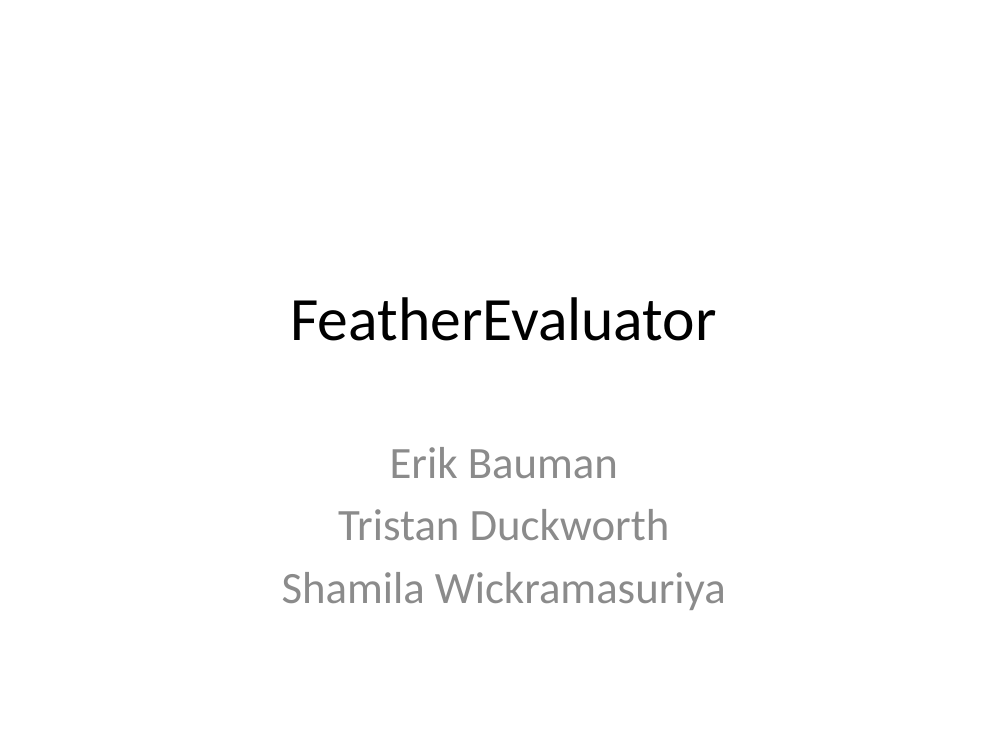
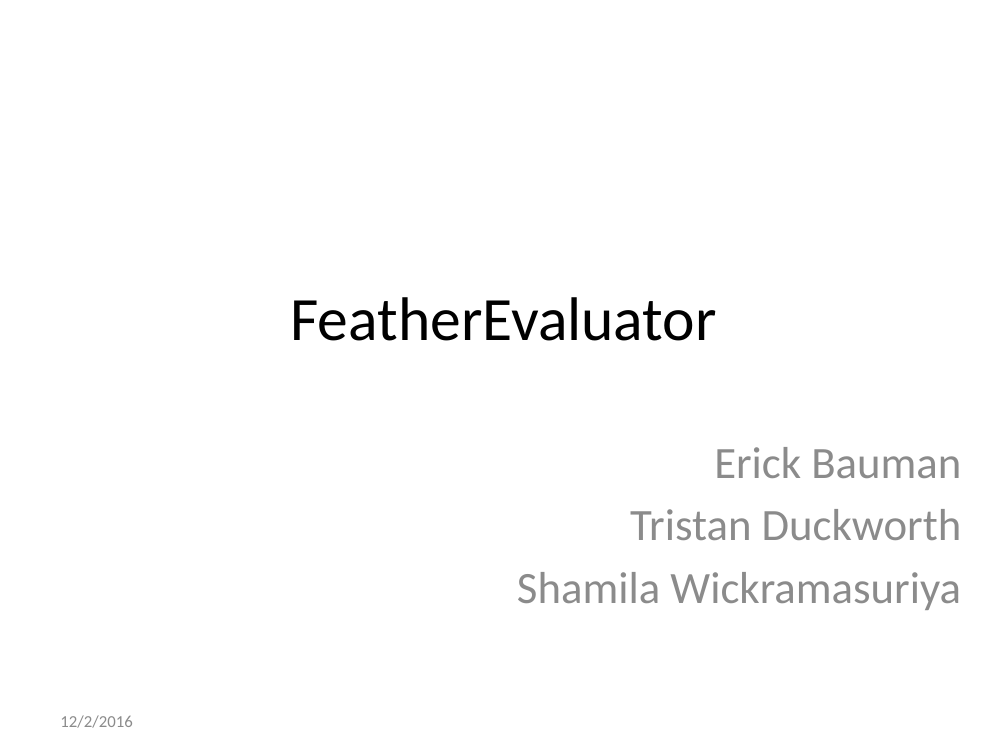
Before and after one commit to tgduckworth/FeatherEvaluator, a slide deck: slide 1 of Document/Presentation.pptx. Drawn at 1008x756 pixels with LibreOffice and Linux fonts; fonts in the diff are those of the drawing; background and template pictures are left out. Boxes give left, top, right and bottom in pixels: in the first picture for what was removed or moved away, otherwise in the second. Text is boxed around its words. In the diff, an @@ line names an element or a change of style, - is before the commit and + after.

```diff
--- a/Document/Presentation.pptx
+++ b/Document/Presentation.pptx
@@ subtitle "Erick Bauman": place and size @@
-subtitle "Erick Bauman" at <box>282,447,726,610</box>
+subtitle "Erick Bauman" at <box>517,447,962,610</box>
@@ subtitle at <box>714,447,961,478</box>: text changed @@
-Erik Bauman
+Erick Bauman
@@ subtitle at <box>517,509,962,610</box>: alignment centre to right @@
@@ text added at <box>60,715,132,728</box>, 12 pt, text #8C8C8C @@
+12/2/2016
```
Also in this commit, not shown: 2 slides added.
